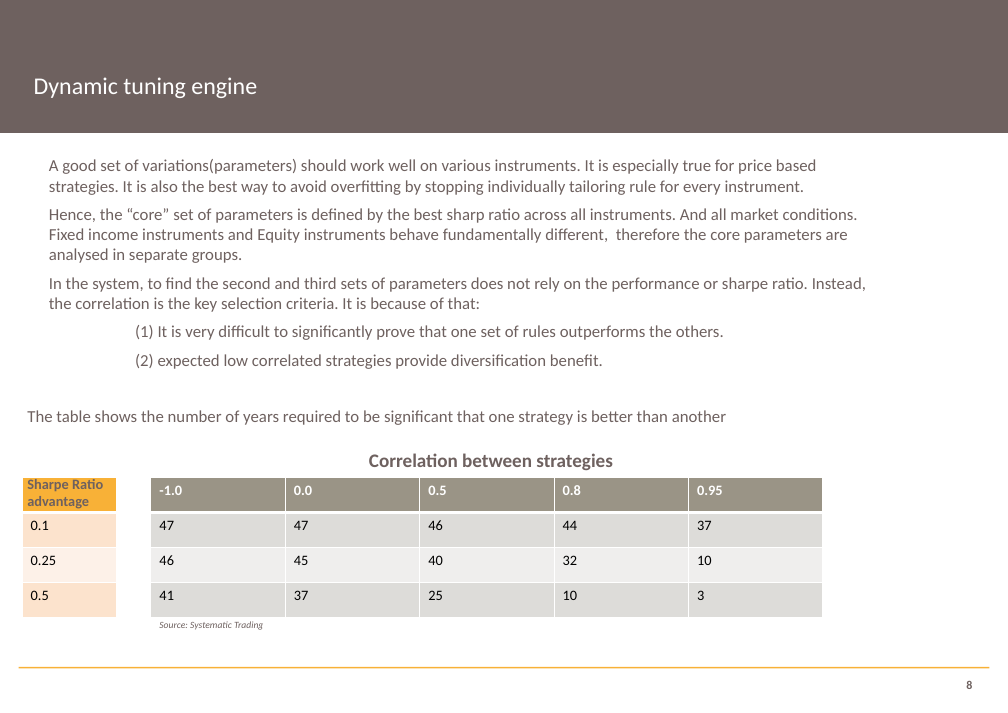
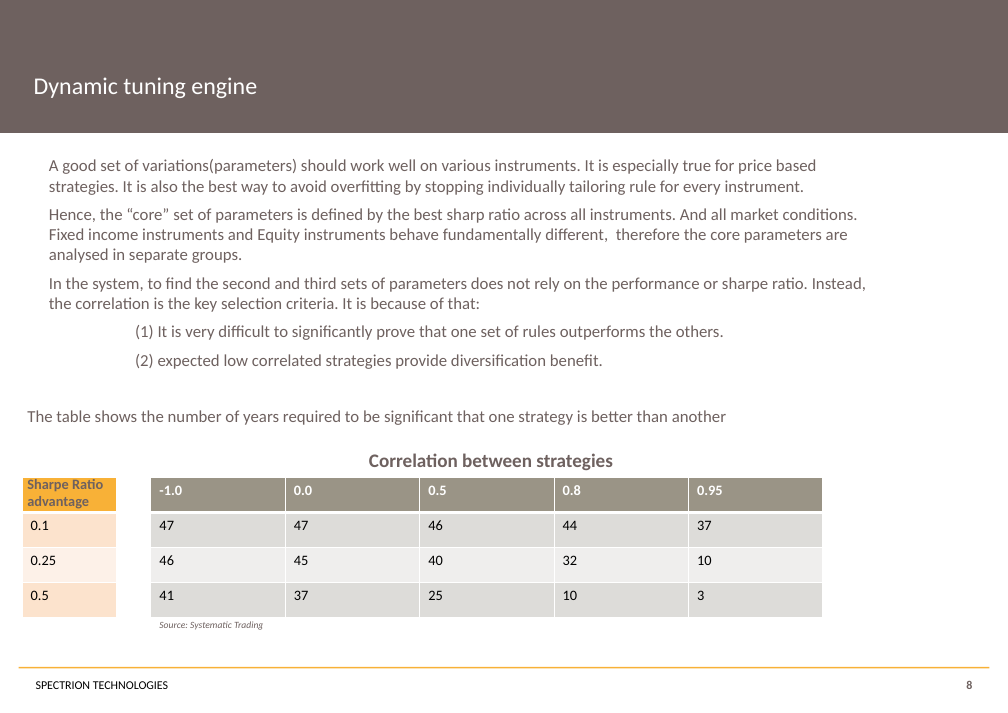
Before and after one commit to deano1949/VIX_subsys, a slide deck: slide 8 of Presentation/t-model.pptx. Drawn at 1008x713 pixels with LibreOffice and Linux fonts; fonts in the diff are those of the drawing. Boxes give left, top, right and bottom in pixels: in the first picture for what was removed or moved away, otherwise in the second. Text is boxed around its words. In the diff, an @@ line names an element or a change of style, - is before the commit and + after.

```diff
--- a/Presentation/t-model.pptx
+++ b/Presentation/t-model.pptx
@@ text added at (36, 681, 168, 689), 10 pt, text #000000 @@
+SPECTRION TECHNOLOGIES
```
Also in this commit, not shown: 20 other slides changed, 27 other files.
